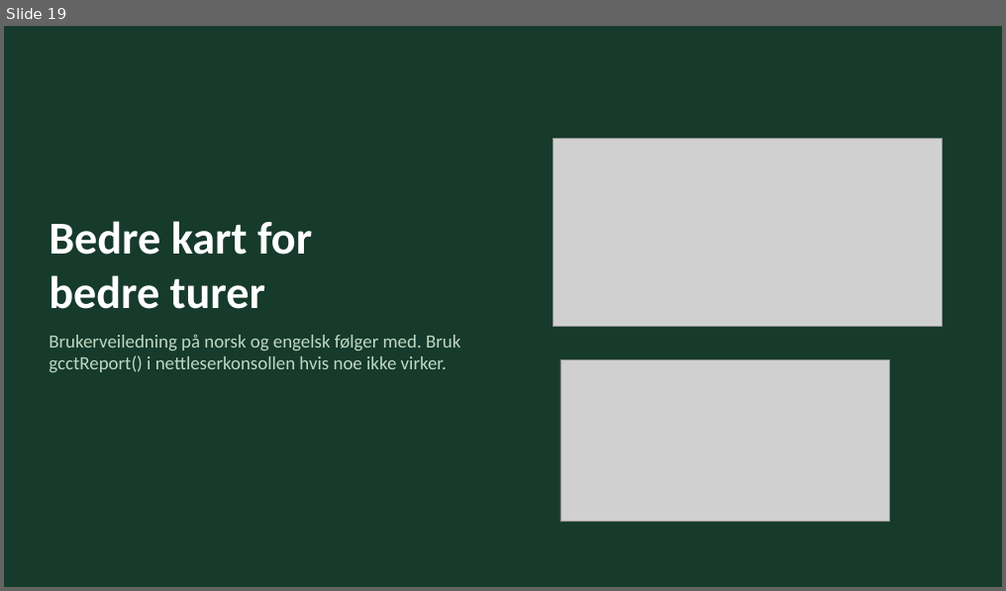
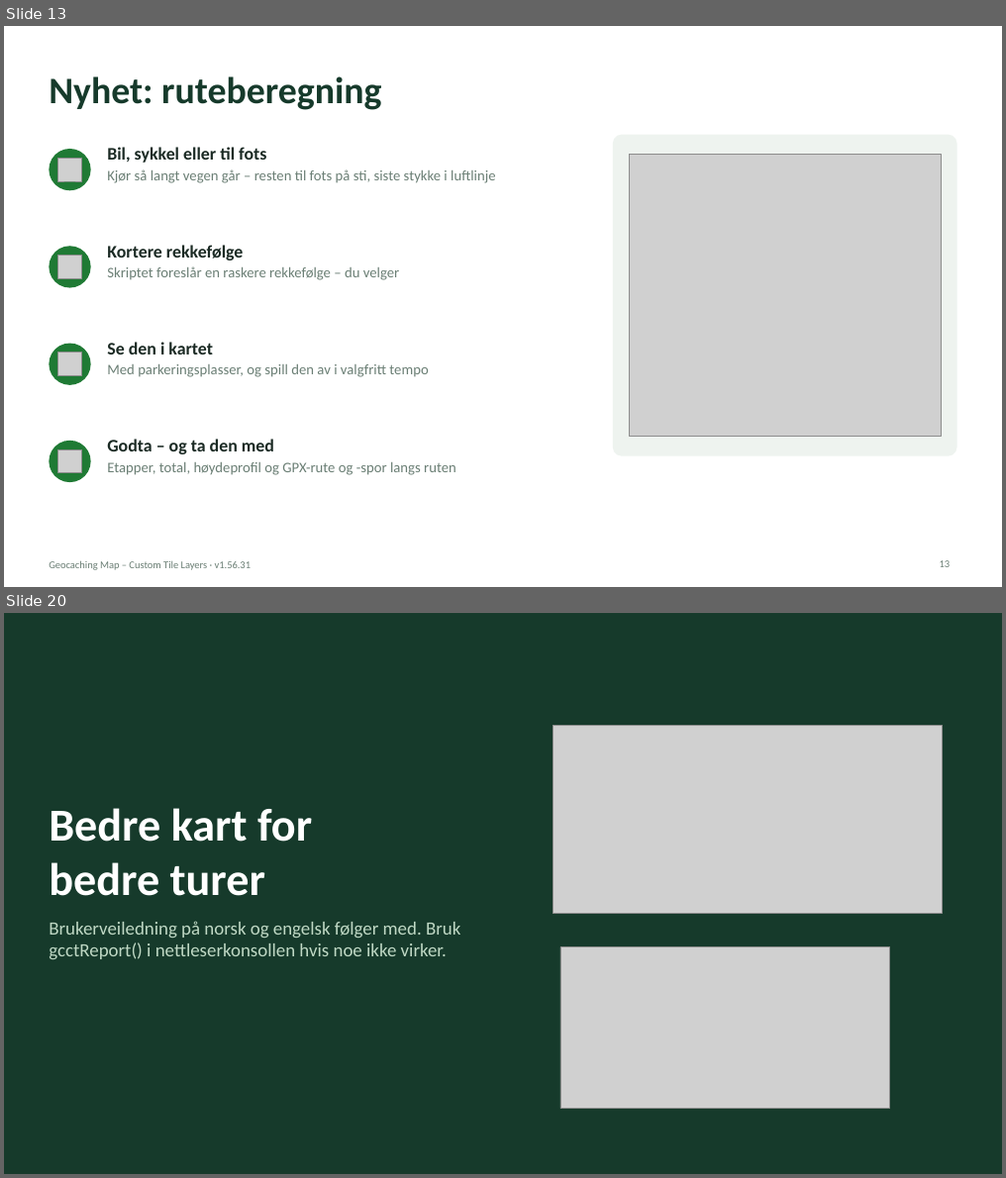
Before and after one commit to knutos/custom-tiles, a slide deck: docs/Geocaching-Map-Custom-Tile-Layers-Presentasjon.pptx. Shown one above the other, each under a label of ours: slide 19 before the commit, slides 13 and 20 after it; the slides between them are not shown. The pictures are 1006x591 and 1006x1178 pixels, drawn with LibreOffice and Linux fonts; fonts in the diff are those of the drawing; grey boxes stand for pictures. Boxes give left, top, right and bottom in pixels: in the first picture for what was removed or moved away, otherwise in the second. Text is boxed around its words. In the diff, an @@ line names an element or a change of style, - is before the commit and + after.

```diff
--- a/docs/Geocaching-Map-Custom-Tile-Layers-Presentasjon.pptx
+++ b/docs/Geocaching-Map-Custom-Tile-Layers-Presentasjon.pptx
@@ slide 13 added at bbox=[4, 26, 1002, 587], background #FFFFFF @@
@@ title added at bbox=[49, 76, 381, 110], 36 pt, text #163A2B, bold @@
+Nyhet: ruteberegning
@@ rounded rectangle added at bbox=[613, 135, 957, 457], fill #EEF3EF @@
@@ ellipse added at bbox=[49, 149, 91, 190], fill #1F7A34 @@
@@ picture added at bbox=[57, 158, 81, 181] @@
@@ text added at bbox=[107, 147, 495, 183], 14 pt, text #6B7F75 @@
+Bil, sykkel eller til fots
+Kjør så langt vegen går – resten til fots på sti, siste stykke i luftlinje
@@ picture added at bbox=[629, 154, 941, 436] @@
@@ ellipse added at bbox=[49, 246, 91, 288], fill #1F7A34 @@
@@ picture added at bbox=[57, 255, 81, 278] @@
@@ text added at bbox=[107, 245, 399, 280], 14 pt, text #6B7F75 @@
+Kortere rekkefølge
+Skriptet foreslår en raskere rekkefølge – du velger
@@ ellipse added at bbox=[49, 344, 91, 385], fill #1F7A34 @@
@@ text added at bbox=[107, 342, 428, 377], 14 pt, text #6B7F75 @@
+Se den i kartet
+Med parkeringsplasser, og spill den av i valgfritt tempo
@@ picture added at bbox=[57, 353, 81, 375] @@
@@ ellipse added at bbox=[49, 441, 91, 482], fill #1F7A34 @@
@@ text added at bbox=[107, 439, 456, 475], 14 pt, text #6B7F75 @@
+Godta – og ta den med
+Etapper, total, høydeprofil og GPX-rute og -spor langs ruten
@@ picture added at bbox=[57, 450, 81, 472] @@
@@ text added at bbox=[49, 562, 252, 570], 10 pt, text #6B7F75 @@
+Geocaching Map – Custom Tile Layers · v1.56.31
@@ page number added at bbox=[940, 561, 950, 568], 10 pt, text #6B7F75 @@
+13
@@ what was slide 19 is now slide 20 @@
```
Also in this commit, not shown: 18 slides changed, 9 other files.
